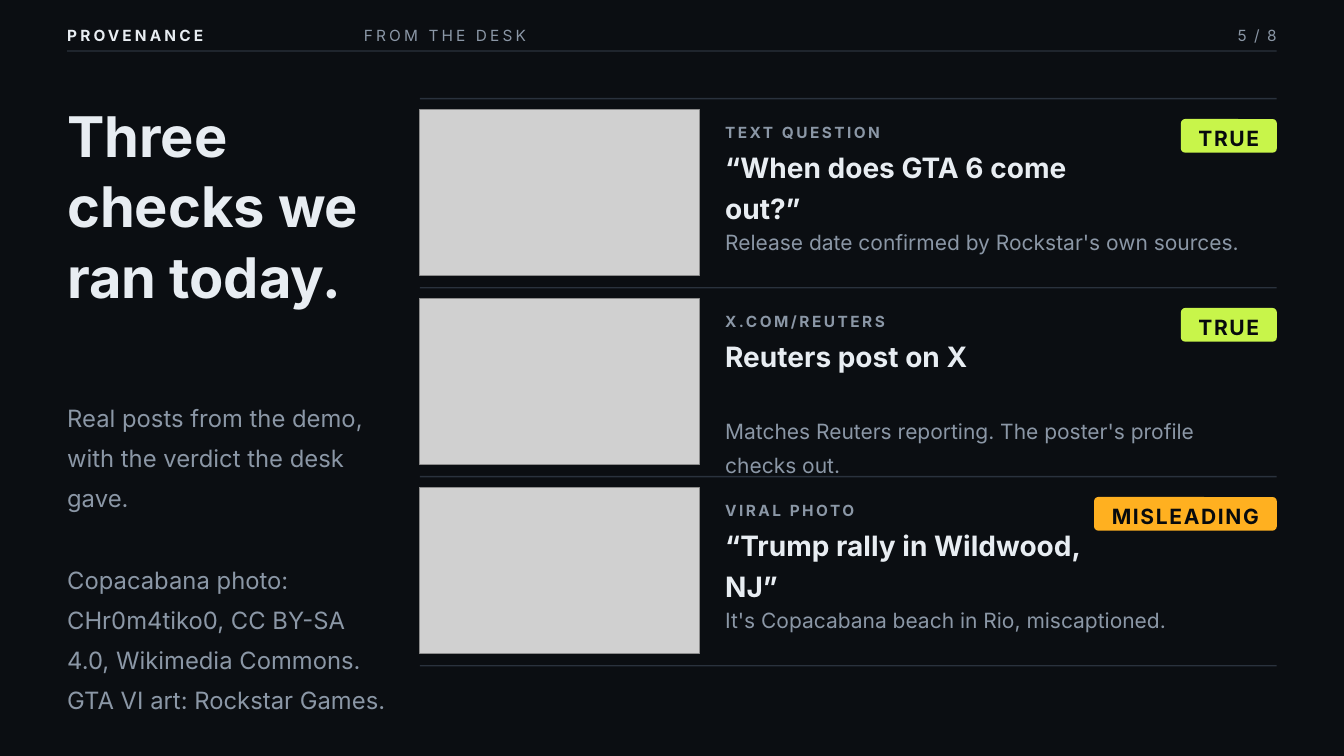
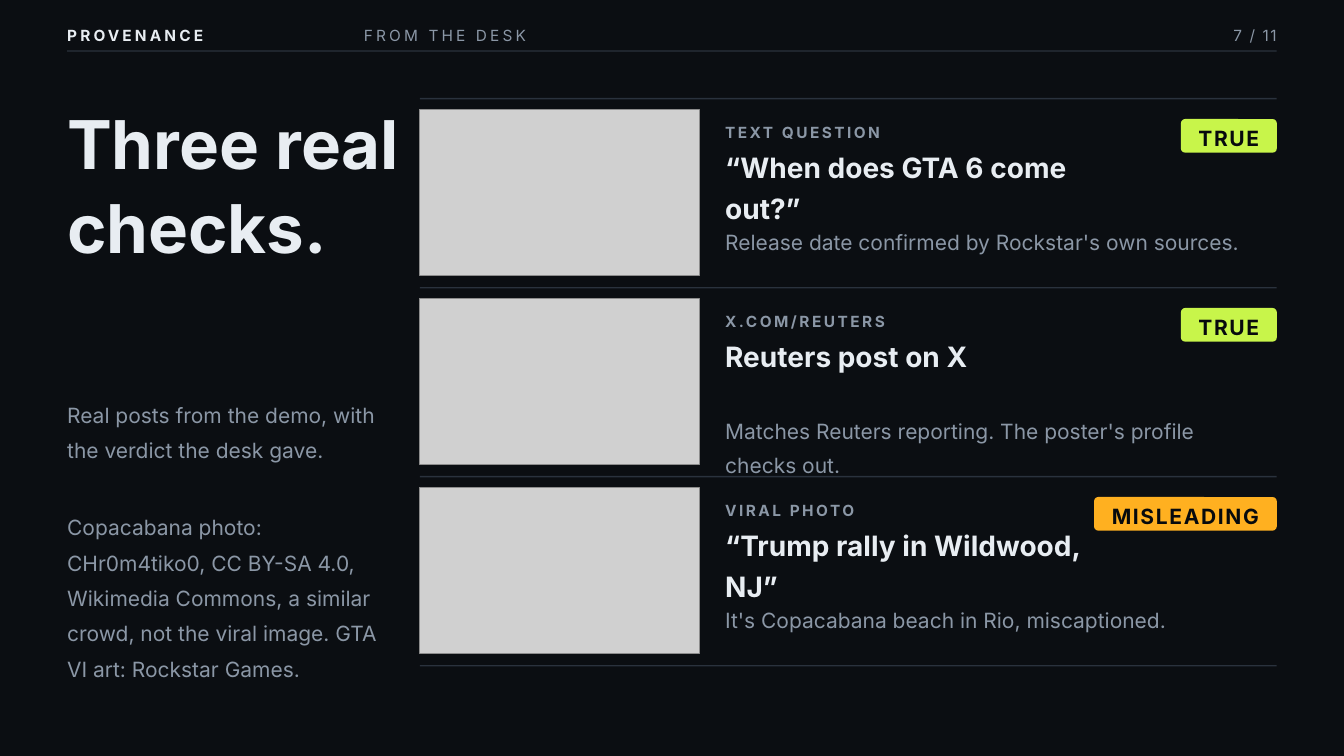
Before and after one commit to michaelnjoku347/Provenance, a slide deck: slide 7 of docs/pitch/Provenance-pitch.pptx (slide 5 before the commit). Drawn at 1344x756 pixels with LibreOffice and Linux fonts; fonts in the diff are those of the drawing; grey boxes stand for pictures. Boxes give left, top, right and bottom in pixels: in the first picture for what was removed or moved away, otherwise in the second. Text is boxed around its words. In the diff, an @@ line names an element or a change of style, - is before the commit and + after.

```diff
--- a/docs/pitch/Provenance-pitch.pptx
+++ b/docs/pitch/Provenance-pitch.pptx
@@ text at <box>1233,30,1277,41</box>: text changed @@
-5 / 8
+7 / 11
@@ text at <box>67,120,398,254</box>: text changed; size 40 to 48 pt @@
-Three checks we ran today.
+Three real checks.
@@ text at <box>67,407,375,463</box>: size 17 to 15 pt in "Real posts from the demo, with the ..." @@
@@ text at <box>67,519,376,677</box>: text changed; size 17 to 15 pt @@
-Copacabana photo: CHr0m4tiko0, CC BY-SA 4.0, Wikimedia Commons. GTA VI art: Rockstar Games.
+Copacabana photo: CHr0m4tiko0, CC BY-SA 4.0, Wikimedia Commons, a similar crowd, not the viral image. GTA VI art: Rockstar Games.
```
Also in this commit, not shown: 4 other slides changed, 5 slides added, 2 slides removed, 16 other files.
